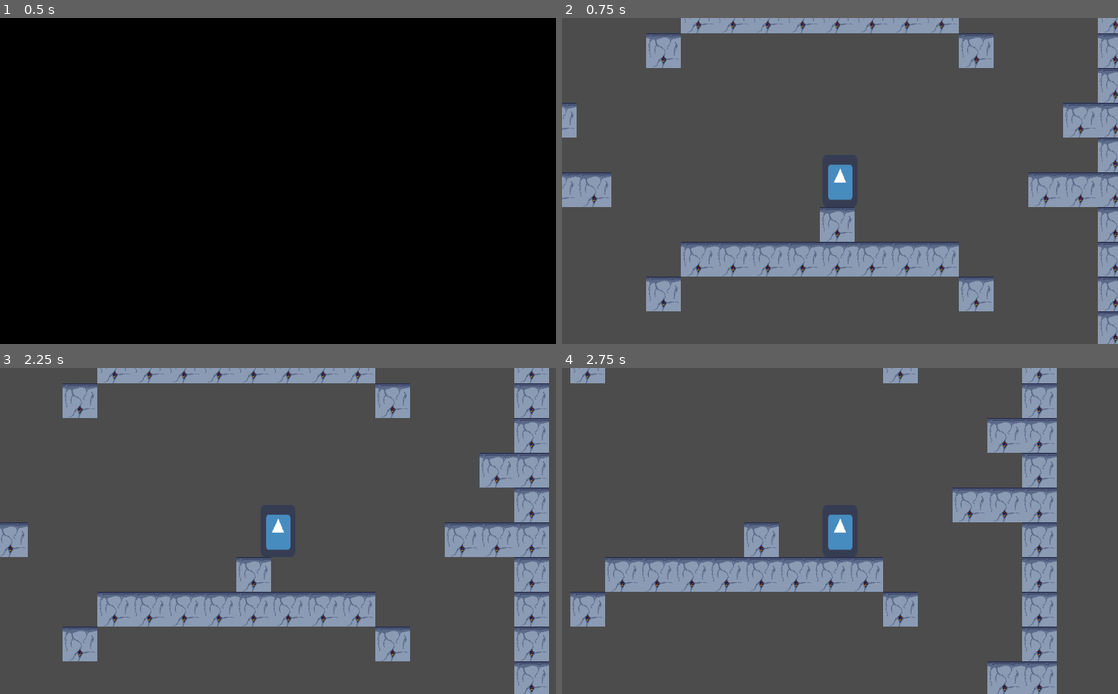
Above: before the commit, frames 1-4 (two rows, left to right).
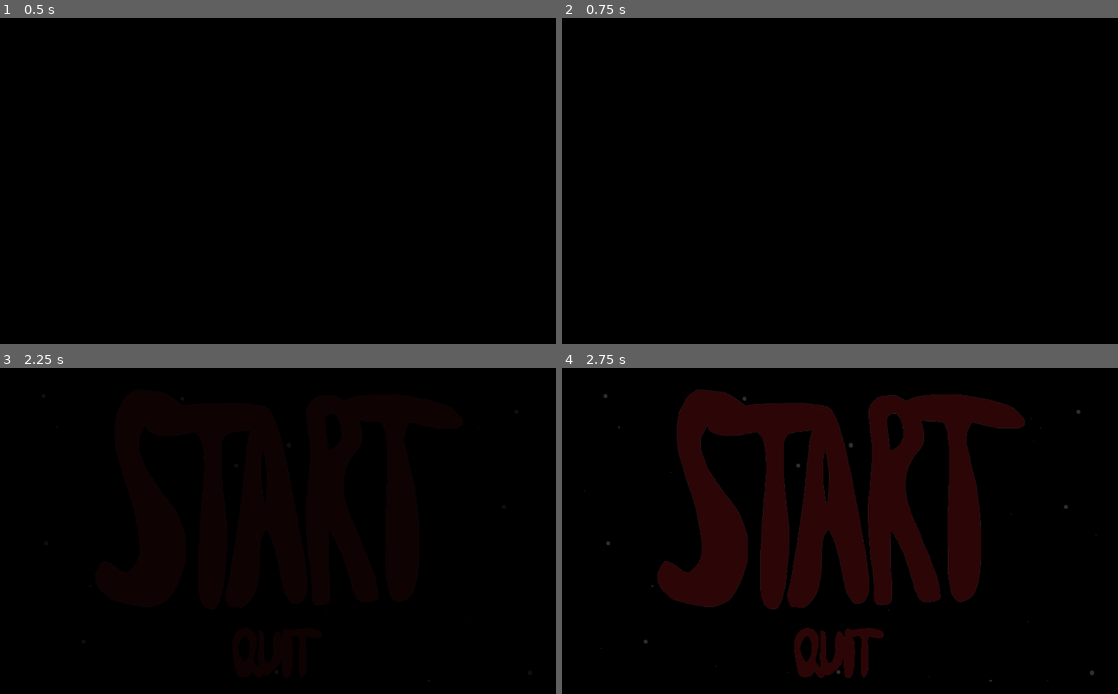
Above: after the commit, the same moments.

Repository: CM-beynon/ItCameFromSaturn
Game: Godot game, scene res://Scenes/StartMenu.tscn
The game is run twice, just before and just after one commit, with the same random seed, the same clock (stepped at 60 frames per second) and the same inputs. The engine's default icon, where the game draws it, is replaced by a stand-in: a white triangle on a blue panel in a dark square.
Inputs (mouse positions are in pixels of both pictures, inside the frame that each line leads up to):
- Up to frame 1 (0.5 s): no input
- Up to frame 2 (0.75 s): click (840, 141) at 0.5 s
- Up to frame 3 (2.25 s): click (278, 491) at 1.27 s; tap Enter (ui_accept) at 2 s; hold Right (ui_right) from 2.03 s (still down)
- Up to frame 4 (2.75 s): keep holding Right (ui_right); tap Enter (ui_accept) at 2.27 s

Frame 1 is identical in both runs. In frame 2, 100% of the frame differs, in the area x 0-100%, y 0-100%; in frame 3, 100%; in frame 4, 100%.

Commit message:
Changed StartMenu Script
Buttons can only be clicked after the initial animation

Diff:
--- a/Scenes/StartMenu.gd
+++ b/Scenes/StartMenu.gd
@@ -3,7 +3,7 @@
 
 # Declare member variables here. Examples:
 # var a = 2
-# var b = "text"
+var buttonEnable = false
 
 
 # Called when the node enters the scene tree for the first time.
@@ -11,6 +11,7 @@
 	yield(get_tree().create_timer(2), "timeout")
 	$AnimationPlayer.play("Fade")
 	yield(get_tree().create_timer(4), "timeout")
+	buttonEnable = true
 	pass # Replace with function body.
 
 
@@ -20,9 +21,11 @@
 
 
 func _on_StartButton_pressed():
-	get_tree().change_scene("res://Scenes/NewTestLevel.tscn")
+	if buttonEnable:
+		get_tree().change_scene("res://Scenes/NewTestLevel.tscn")
 
 
 func _on_QuitButton_pressed():
-	get_tree().quit()
-	pass # Replace with function body.
+	if buttonEnable:
+		get_tree().quit()
+		pass # Replace with function body.
